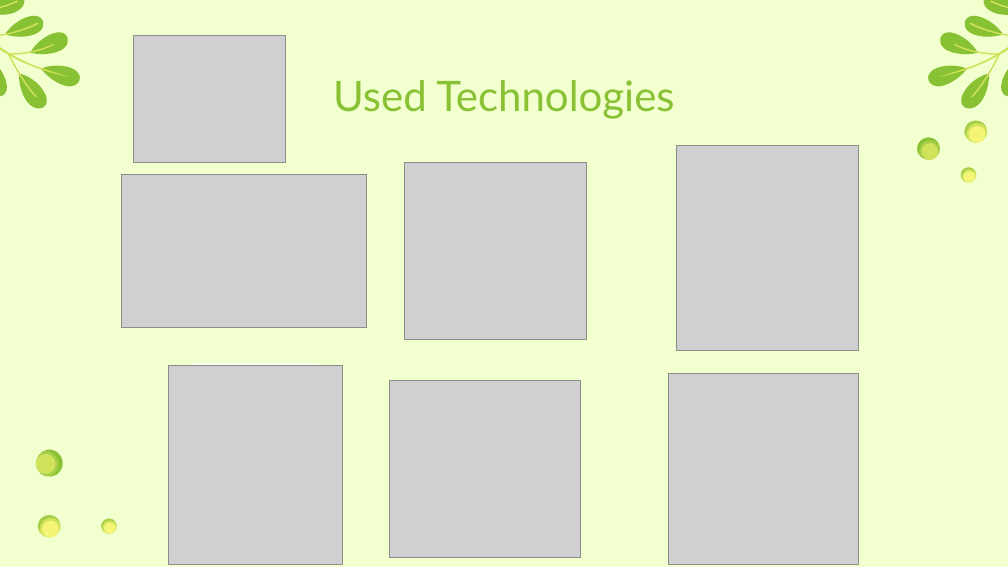
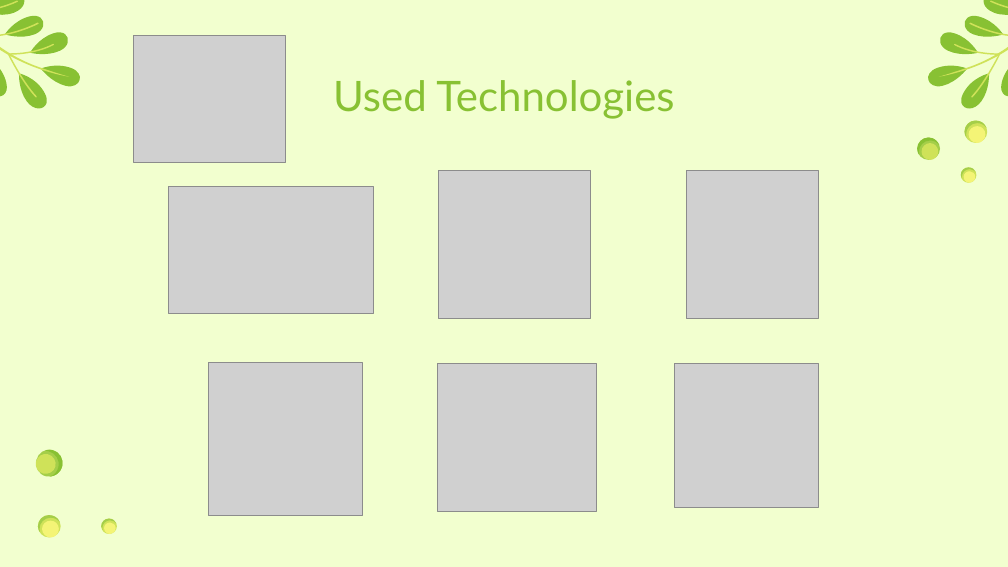
Before and after one commit to NTIvanova21/Beans, a slide deck: slide 6 of Documentation/Presentation.pptx. Drawn at 1008x567 pixels with LibreOffice and Linux fonts; fonts in the diff are those of the drawing; grey boxes stand for pictures. Boxes give left, top, right and bottom in pixels: in the first picture for what was removed or moved away, otherwise in the second. Text is boxed around its words. In the diff, an @@ line names an element or a change of style, - is before the commit and + after.

```diff
--- a/Documentation/Presentation.pptx
+++ b/Documentation/Presentation.pptx
@@ picture: place and size @@
-picture at (404, 162, 587, 340)
+picture at (438, 170, 591, 319)
@@ picture: place and size @@
-picture at (676, 145, 859, 350)
+picture at (686, 170, 818, 319)
@@ picture: place and size @@
-picture at (121, 174, 366, 328)
+picture at (168, 186, 373, 314)
@@ rectangle removed at (192, 364, 319, 517) @@
@@ picture: place and size @@
-picture at (169, 366, 343, 564)
+picture at (209, 362, 363, 516)
@@ picture: place and size @@
-picture at (390, 380, 581, 557)
+picture at (437, 363, 597, 511)
@@ picture: place and size @@
-picture at (668, 374, 859, 564)
+picture at (674, 363, 818, 507)
```
Also in this commit, not shown: 4 other slides changed, 1 slide added, 1 other file.
